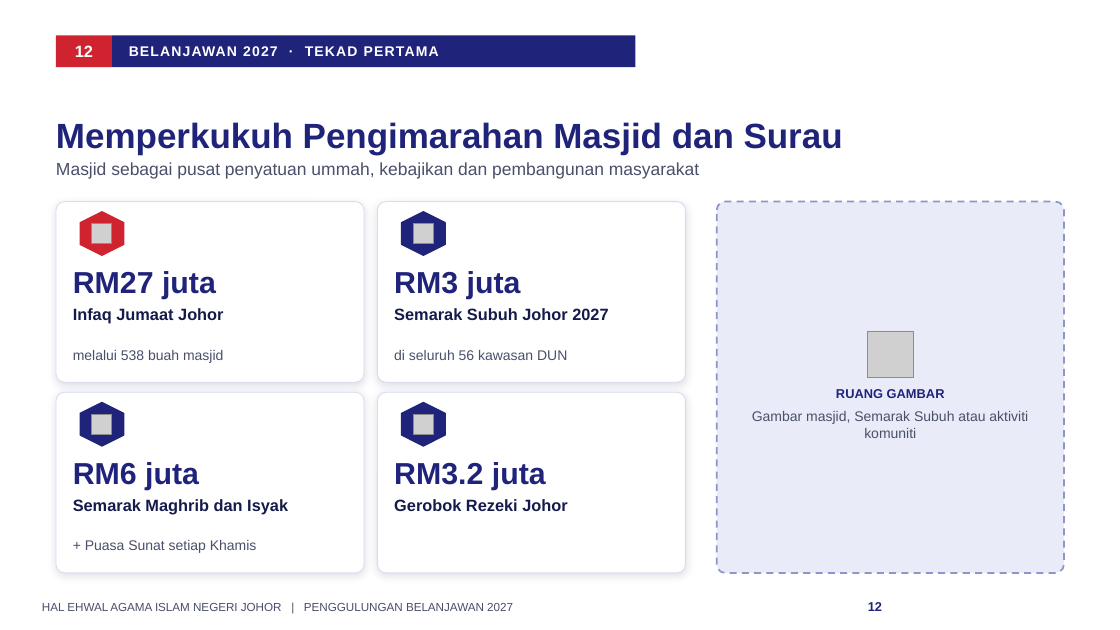
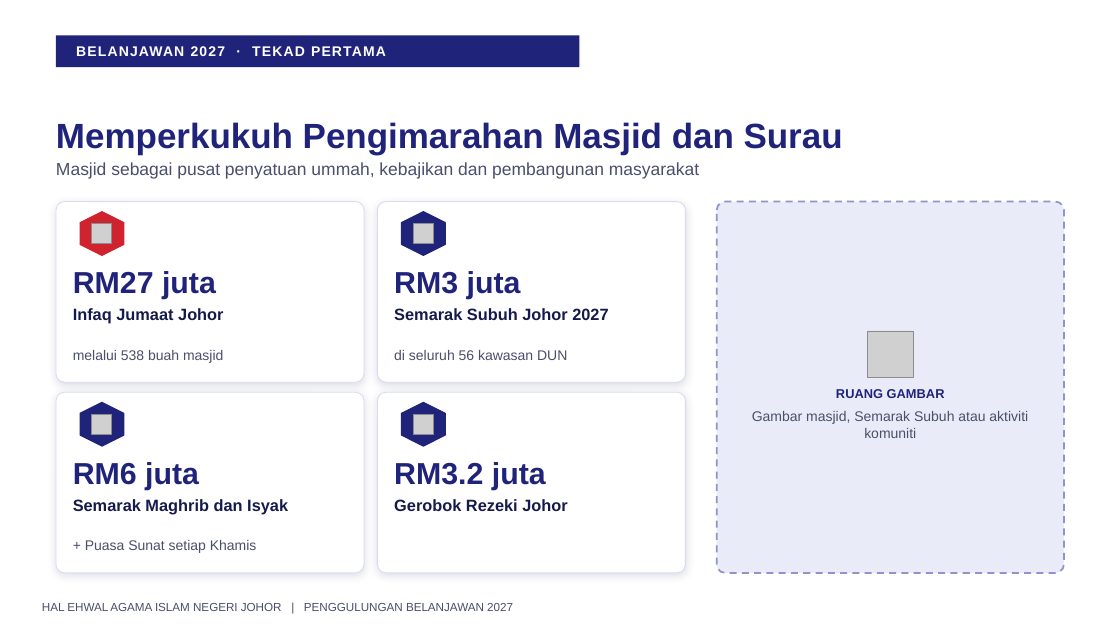
Before and after one commit to nawaljoe/Nawal, a slide deck: slide 12 of output/Penggulungan_Hal_Ehwal_Agama_Islam_2027_16x9.pptx. Drawn at 1120x630 pixels with LibreOffice and Linux fonts; fonts in the diff are those of the drawing; grey boxes stand for pictures; background and template pictures are left out. Boxes give left, top, right and bottom in pixels: in the first picture for what was removed or moved away, otherwise in the second. Text is boxed around its words. In the diff, an @@ line names an element or a change of style, - is before the commit and + after.

```diff
--- a/output/Penggulungan_Hal_Ehwal_Agama_Islam_2027_16x9.pptx
+++ b/output/Penggulungan_Hal_Ehwal_Agama_Islam_2027_16x9.pptx
@@ rectangle: place and size @@
-rectangle at <box>112,35,635,67</box>
+rectangle at <box>56,35,580,67</box>
@@ rectangle removed at <box>56,35,113,67</box> @@
@@ text removed at <box>75,45,93,57</box> @@
-12
@@ text "BELANJAWAN 2027 · TEKAD PERTAMA": place and size @@
-text "BELANJAWAN 2027 · TEKAD PERTAMA" at <box>129,46,439,56</box>
+text "BELANJAWAN 2027 · TEKAD PERTAMA" at <box>76,46,386,56</box>
@@ page number removed at <box>868,602,882,611</box> @@
-12
```
Also in this commit, not shown: 14 other slides changed, 1 other file.
